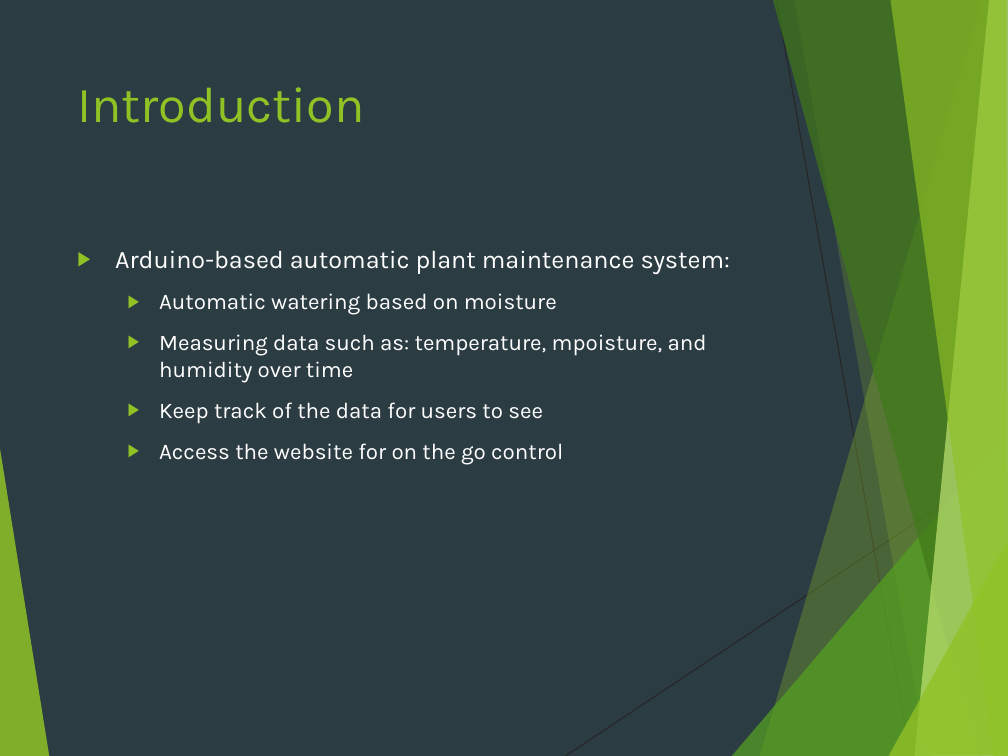
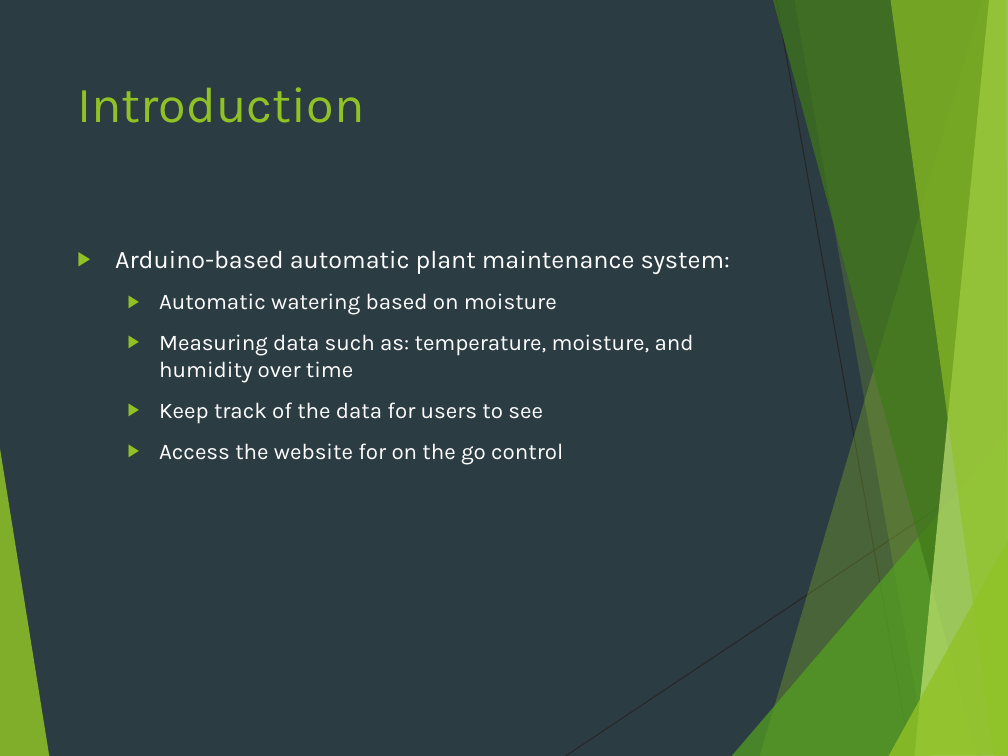
Before and after one commit to deanwedgbury/testRepo, a slide deck: slide 4 of PlantBuddy.pptx. Drawn at 1008x756 pixels with LibreOffice and Linux fonts; fonts in the diff are those of the drawing. Boxes give left, top, right and bottom in pixels: in the first picture for what was removed or moved away, otherwise in the second. Text is boxed around its words. In the diff, an @@ line names an element or a change of style, - is before the commit and + after.

```diff
--- a/PlantBuddy.pptx
+++ b/PlantBuddy.pptx
@@ text at [159,334,694,383]: text changed @@
-  ▶ Measuring data such as: temperature, mpoisture, and humidity over time
+  ▶ Measuring data such as: temperature, moisture, and humidity over time
```
Also in this commit, not shown: 1 other slide changed, 1 slide added.
